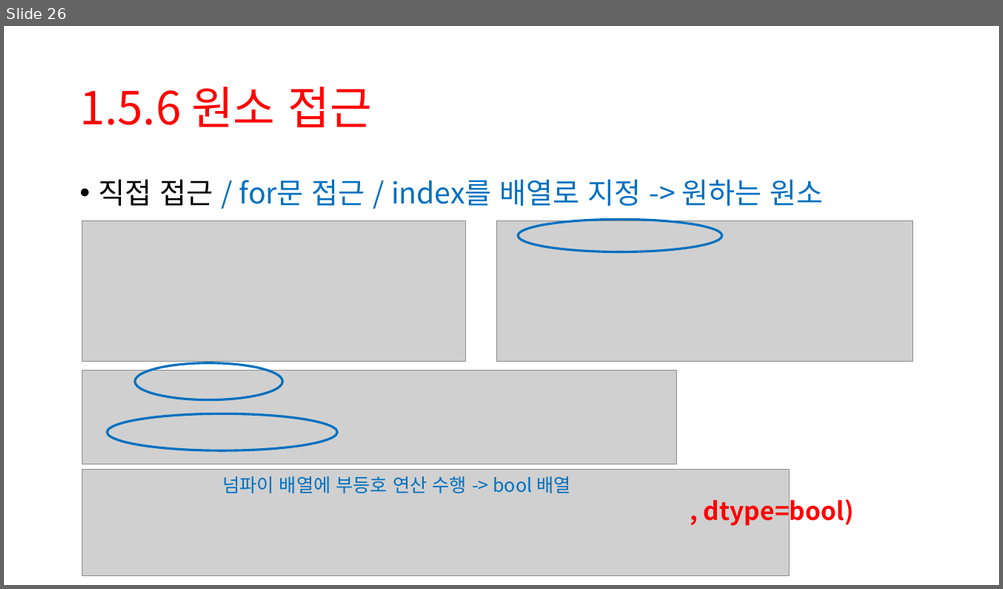
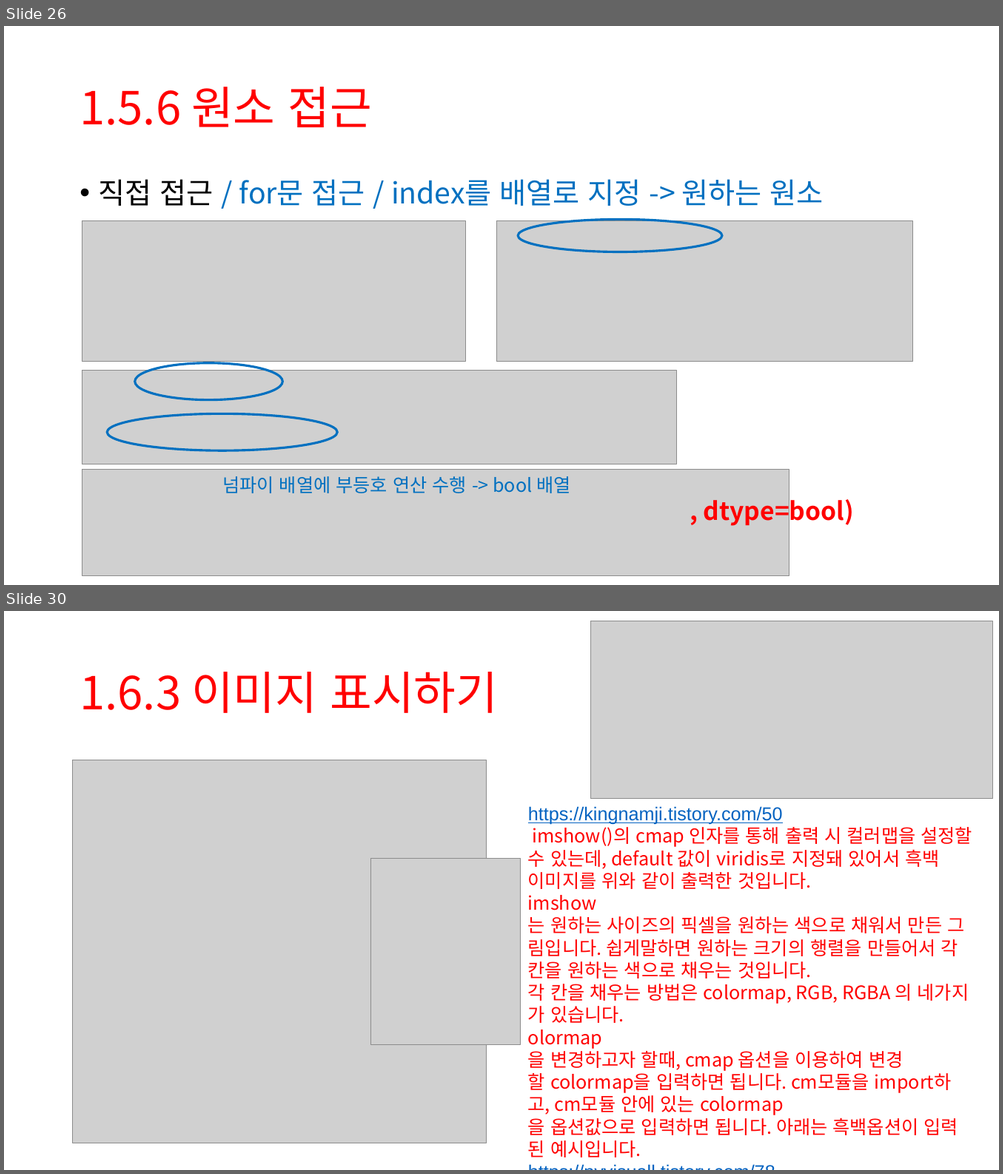
Before and after one commit to UIJIh/2024, a slide deck: DeepLearningFromScratch/ch01/dlfs_ch01.pptx. Shown one above the other, each under a label of ours: slide 26 before the commit, slides 26 and 30 after it; the slides between them are not shown. The pictures are 1003x589 and 1003x1174 pixels, drawn with LibreOffice and Linux fonts; fonts in the diff are those of the drawing; grey boxes stand for pictures. Boxes give left, top, right and bottom in pixels: in the first picture for what was removed or moved away, otherwise in the second. Text is boxed around its words. In the diff, an @@ line names an element or a change of style, - is before the commit and + after.

```diff
--- a/DeepLearningFromScratch/ch01/dlfs_ch01.pptx
+++ b/DeepLearningFromScratch/ch01/dlfs_ch01.pptx
@@ slide 30 added at (4,611,999,1170), background #FFFFFF @@
@@ picture added at (590,621,992,799) @@
@@ title added at (79,672,498,713), 44 pt, text #FF0000 @@
+1.6.3 이미지 표시하기
@@ picture added at (73,760,486,1144) @@
@@ text added at (528,806,973,1158), 18 pt, text #FF0000 @@
+https://kingnamji.tistory.com/50
+imshow()의 cmap 인자를 통해 출력 시 컬러맵을 설정할 수 있는데, default 값이 viridis로 지정돼 있어서 흑백 이미지를 위와 같이 출력한 것입니다.
+imshow는 원하는 사이즈의 픽셀을 원하는 색으로 채워서 만든 그림입니다. 쉽게말하면 원하는 크기의 행렬을 만들어서 각 칸을 원하는 색으로 채우는 것입니다.
+각 칸을 채우는 방법은 colormap, RGB, RGBA 의 네가지가 있습니다.
+olormap을 변경하고자 할때, cmap 옵션을 이용하여 변경할 colormap을 입력하면 됩니다. cm모듈을 import하고, cm모듈 안에 있는 colormap을 옵션값으로 입력하면 됩니다. 아래는 흑백옵션이 입력된 예시입니다.
+https://pyvisuall.tistory.com/78
@@ picture added at (371,859,521,1045) @@
```
Also in this commit, not shown: 1 slide changed, 4 other slides added, 1 slide removed, 5 other files.
